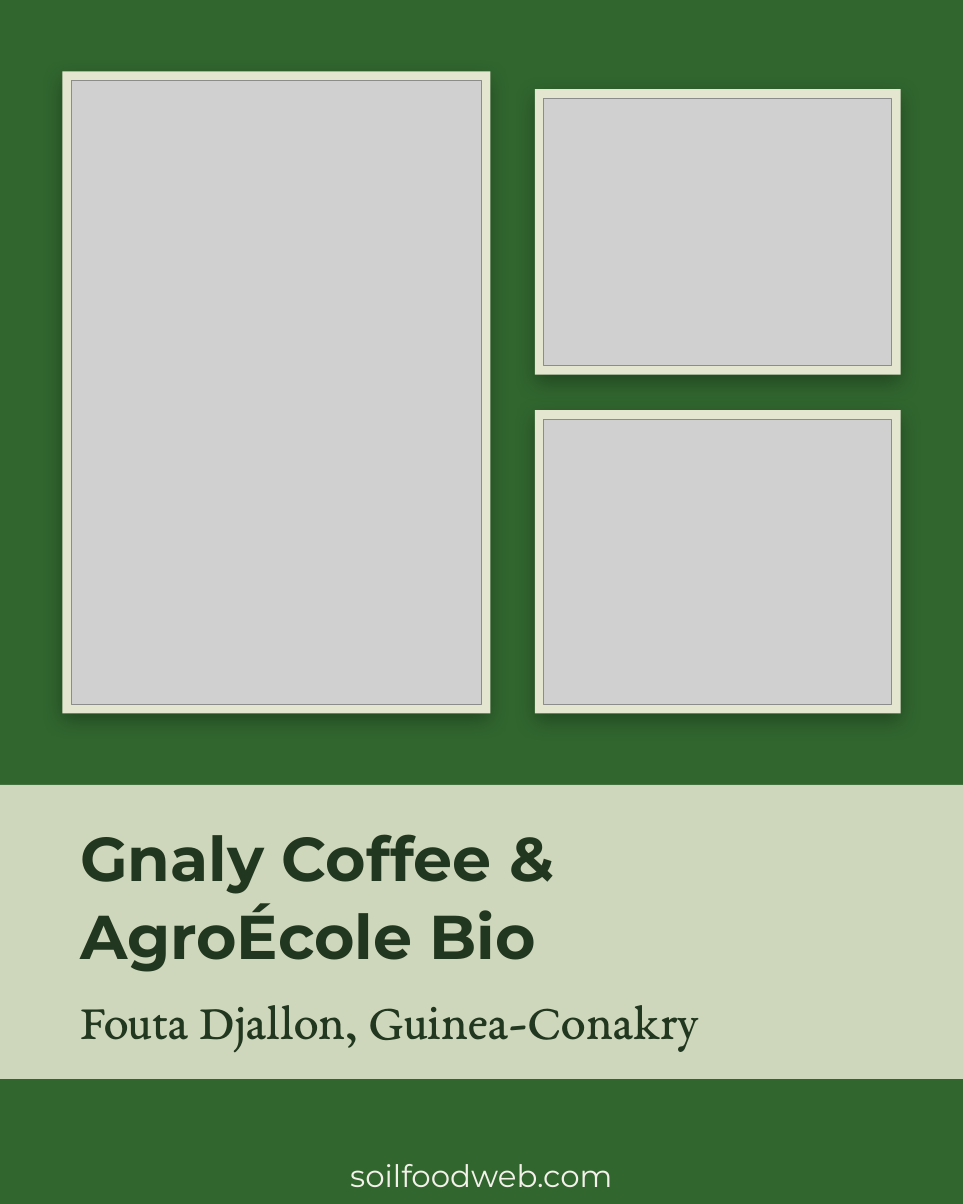
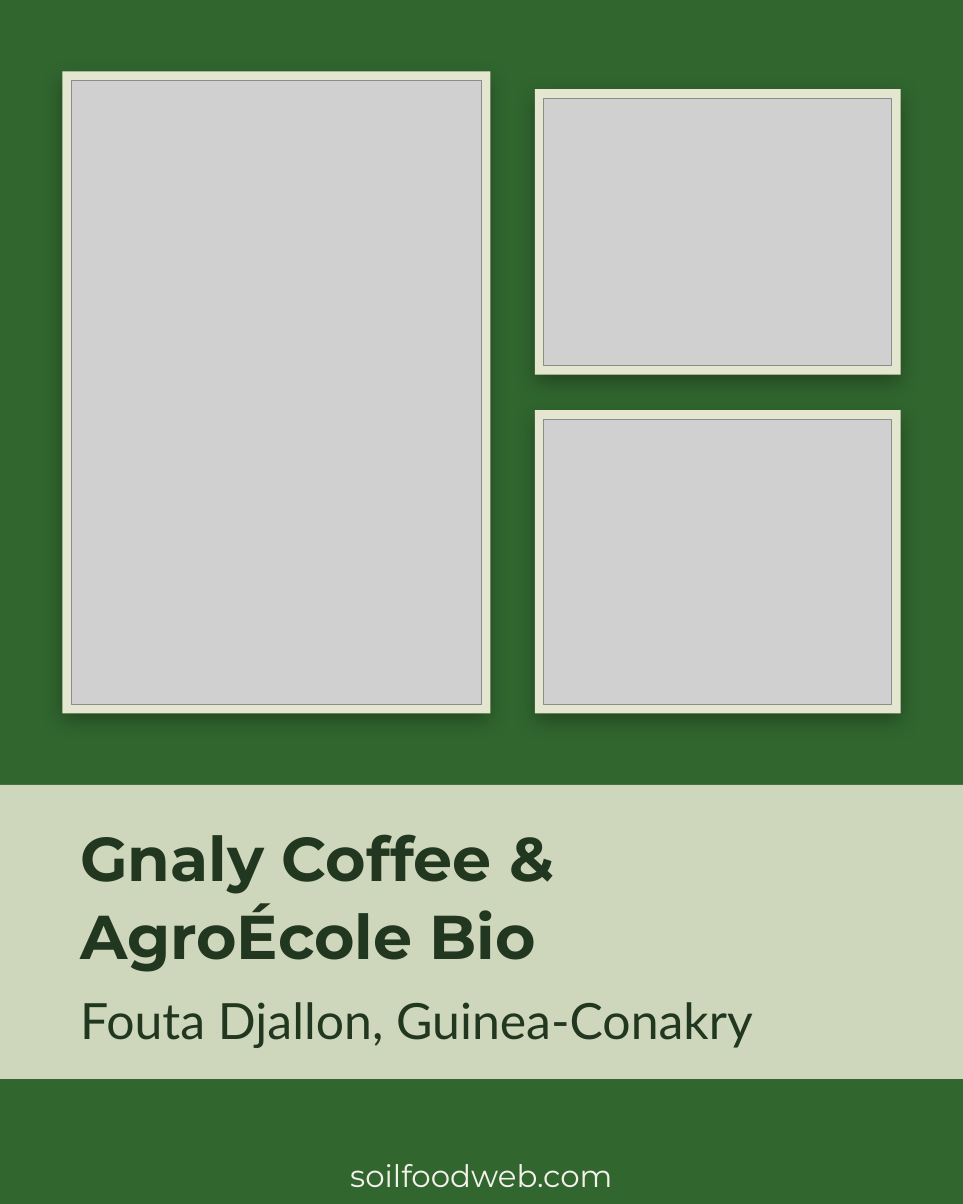
Before and after one commit to linneamoritznyc/SFW-SocialMedia, a slide deck: slide 2 of templates/posts/october/01-10-2026-thu-ig-soil-regenerators-boubacar-roots.pptx. Drawn at 963x1204 pixels with LibreOffice and Linux fonts; fonts in the diff are those of the drawing; grey boxes stand for pictures; background and template pictures are left out. Boxes give left, top, right and bottom in pixels: in the first picture for what was removed or moved away, otherwise in the second. Text is boxed around its words. In the diff, an @@ line names an element or a change of style, - is before the commit and + after.

```diff
--- a/templates/posts/october/01-10-2026-thu-ig-soil-regenerators-boubacar-roots.pptx
+++ b/templates/posts/october/01-10-2026-thu-ig-soil-regenerators-boubacar-roots.pptx
@@ text "Fouta Djallon, Guinea-Conakry" at (80, 1002, 753, 1048): font EB Garamond to Lato @@
```
Also in this commit, not shown: 9 other slides changed, 24 other files.
